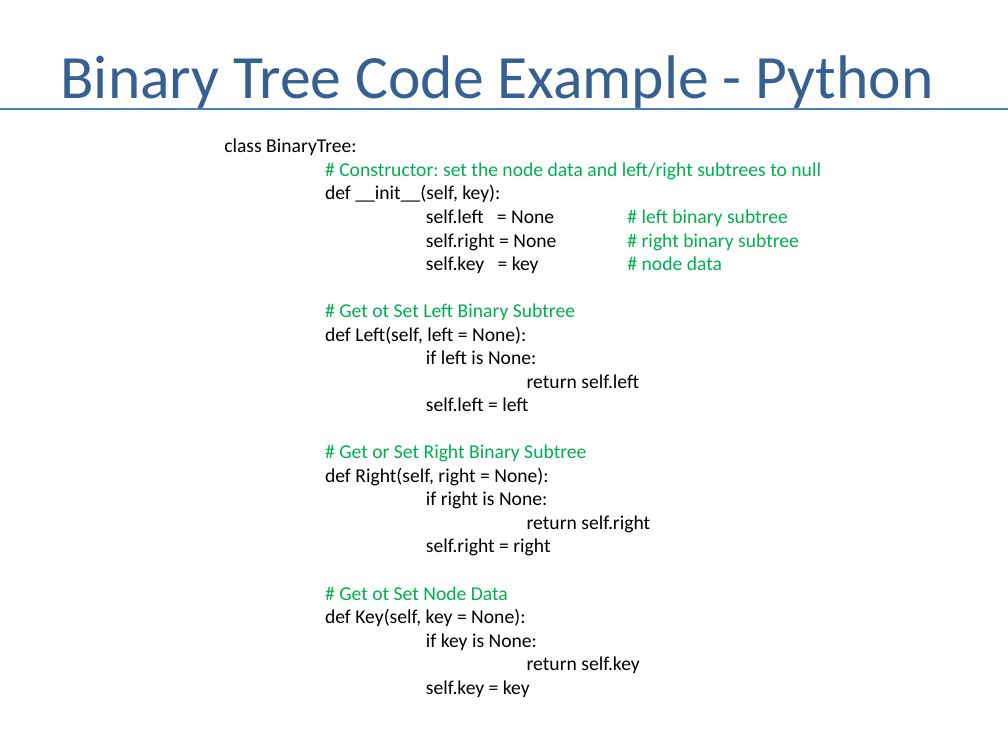
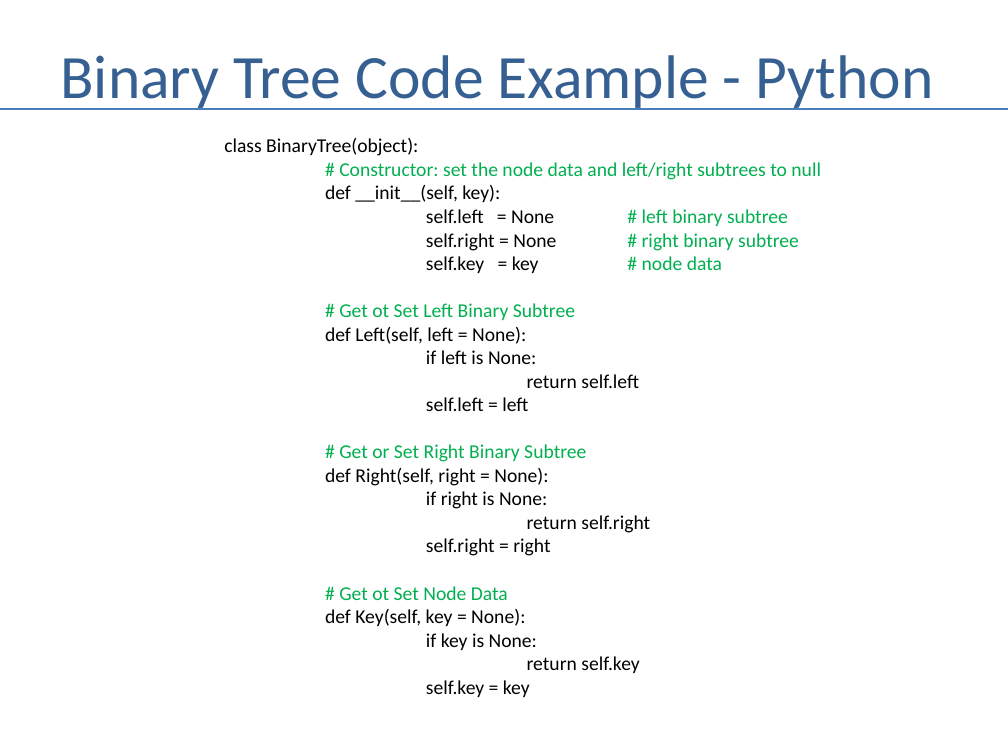
Before and after one commit to andrewferlitsch/Portland-Data-Science-Group, a slide deck: slide 7 of Presentations/AI - Graph Search.pptx. Drawn at 1008x756 pixels with LibreOffice and Linux fonts; fonts in the diff are those of the drawing. Boxes give left, top, right and bottom in pixels: in the first picture for what was removed or moved away, otherwise in the second. Text is boxed around its words. In the diff, an @@ line names an element or a change of style, - is before the commit and + after.

```diff
--- a/Presentations/AI - Graph Search.pptx
+++ b/Presentations/AI - Graph Search.pptx
@@ text at bbox=[224, 138, 821, 251]: text changed @@
-class BinaryTree:
-# Constructor: set the node data and left/right subtrees to null
-def __init__(self, key):
-self.left = None # left binary subtree
-self.right = None # right binary subtree
+class BinaryTree(object):
+# Constructor: set the node data and left/right subtrees to null
+def __init__(self, key):
+self.left = None # left binary subtree
+self.right = None # right binary subtree
```
Also in this commit, not shown: 4 other slides changed, 1 other file.
